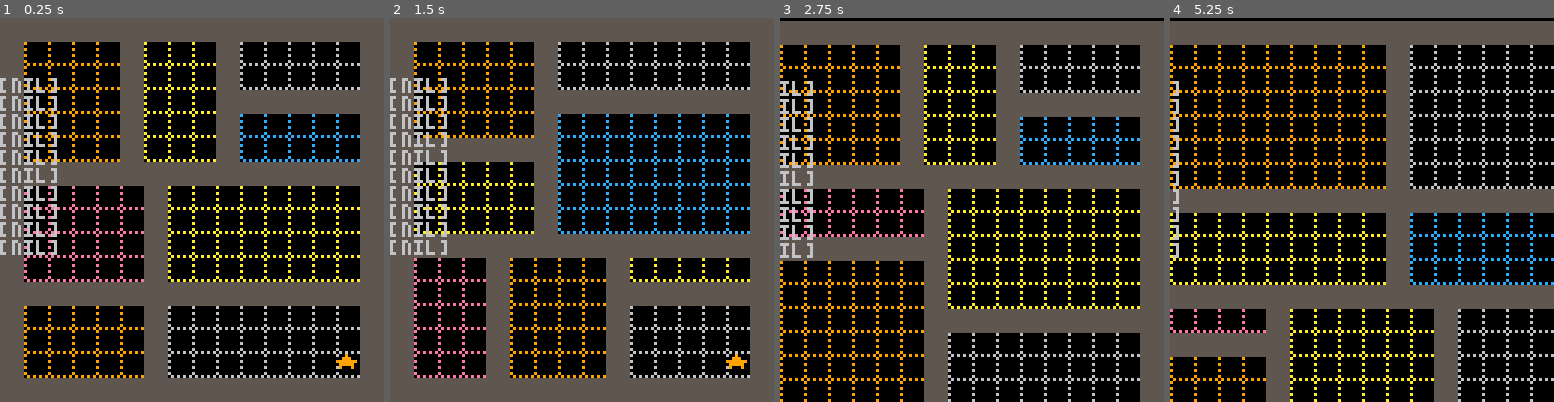
Above: before the commit, frames 1-4 (left to right).
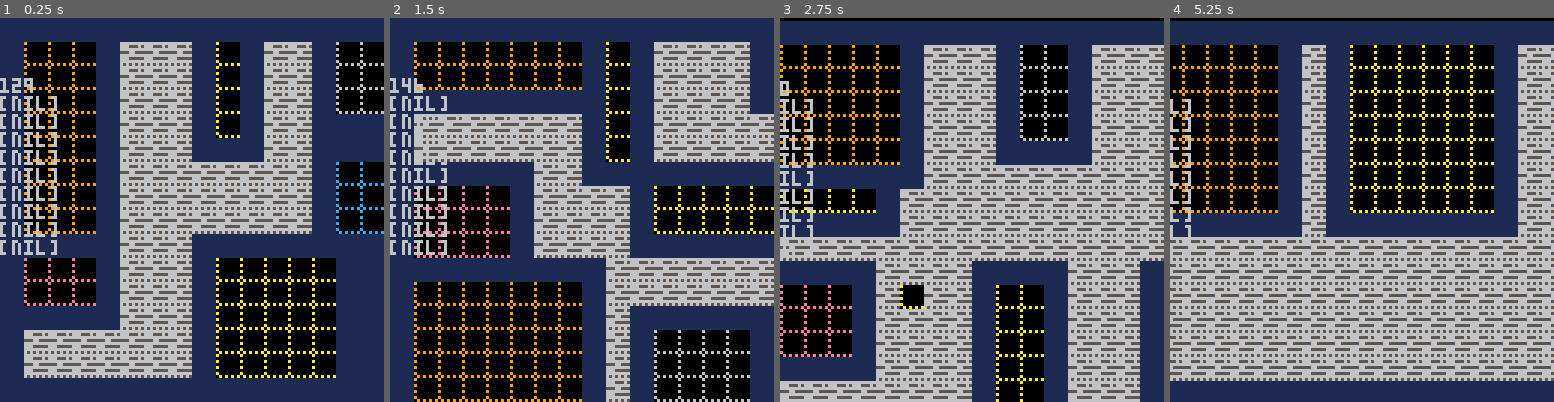
Above: after the commit, the same moments.

Repository: chebastian/picoabyss
Game: PICO-8 cartridge playground.p8
Same seed, same stepped clock (60 frames per second), same inputs: the game is played once before the commit and once after it.
Inputs:
- Up to frame 1 (0.25 s): no input
- Up to frame 2 (1.5 s): tap X (X key) at 0.33, 1.07 s; tap O (Z key) at 0.7 s
- Up to frame 3 (2.75 s): hold Right 1.6-2.1 s; tap O (Z key) at 1.7, 2.1, 2.5 s; tap X (X key) at 1.85 s; hold Up 2.15-2.42 s; hold Right from 2.47 s (still down)
- Up to frame 4 (5.25 s): tap O (Z key) every 0.4 s from 2.9 to 4.9 s; tap X (X key) at 2.97, 4.08, 5.2 s; release Right at 3.03 s; hold Left 3.08-3.58 s; hold Down 3.63-3.97 s; hold Right 4.02-4.68 s; hold Up 4.73-5.03 s; hold Left from 5.08 s (still down)

The runs differ from the first frame. In frame 1, 78% of the frame differs, in the area x 0-100%, y 0-100%; in frame 2, 71%; in frame 3, 74%; in frame 4, 77%.

Commit message:
update playground

Diff:
--- a/playground.p8
+++ b/playground.p8
@@ -18,13 +18,18 @@
 								 p(1,0),
 								 p(0,1)
 								}
-	dir8 = {p(-1,0),p(-1,1),p(-1,-1),
-	        p(0,1),p(0,-1),
-	        p(1,0), p(1,1), p(1,-1)}
+--	dir8 = {p(-1,0),p(-1,1),p(-1,-1),
+--	        p(0,1),p(0,-1),
+--	        p(1,0), p(1,1), p(1,-1)}
+
+	dir8 = {p(-1,0), p(-1,1),
+									p(0,1),p(1,1),
+									p(1,0), p(1,-1),
+								 p(0,-1), p(-1,-1)}
 -- _rcts = {}
  _ps = {}
  _iterations = 3
- _size = 15
+ _size = 20
  _camx,_camy = 0,0
  _gen_rct= {}
  srcx = _size-1
@@ -74,18 +79,50 @@
 
 function gen()
 	reload(0x1000, 0x1000, 0x2000)
+ fill_map(1)
  _gen_rct = regen(_iterations,_size)
  _room_idx = 0
--- foreach(_gen_rct,map_rct_rnd)
- foreach(_gen_rct,map_rct)
--- re_map_doors()
-
-
--- next_gen(_size,true)
--- next_gen(_size,true)
--- next_gen(_size,true)
---  find()
-
+ foreach(_gen_rct,map_rct_rnd)
+
+
+	local t_dig = 36
+	mapsig(function(x,y,sig)
+								 set_if(255,t_dig,x,y,sig)
+								end)
+
+	local digs = {}
+
+	mapsig(function(x,y,sig)
+								 set_if(255,36,x,y,sig)
+								 if (sig == 255) add(digs,{x=x,y=y})
+								end)
+
+
+	_dbg[1] = #digs
+	local pt = digs[flr(rnd(#digs))]
+	mset(pt.x,pt.y,3)
+end
+
+function mapt(func)
+	for y=0,_size do
+		for x=0,_size do
+			func(x,y,mget(x,y))
+		end
+	end
+end
+
+function mapsig(func)
+	for y=0,_size do
+		for x=0,_size do
+			func(x,y,tile_sig(p(x,y)))
+		end
+	end
+end
+
+function set_if(wh,to,x,y,sig)
+	if sig == wh then
+		mset(x,y,to)
+	end
 end
 
 function _draw()
@@ -271,12 +308,20 @@
  return min(r,_max)
 end
 
+function fill_map(t)
+	for y=0,_size do
+ 	for x=0,_size do
+   mset(x,y,t)
+ 	end
+ end
+end
+
 function map_rct_rnd(r)
- local nw =	rnd_rng(2,r.w)
- local nh =	rnd_rng(2,r.h)
- local nx = r.x+ flr(nw/2)
+ local nw =	rnd_rng(r.w/2,r.w)
+ local nh =	rnd_rng(r.h/2,r.h)
+ local nx = r.x
  local x,y,w,h = nx,r.y,
- 																flr(nw/2),nh
+ 																nw,nh
  local idx = 1
  local flrid = 2+_room_idx
  for i=0,w,1 do
@@ -663,6 +708,19 @@
 
 end
 
+function tile_sig(po)
+ local sig = 0
+ for i=1,8 do
+  local d = dir8[i]
+  if chk_solid(add_t(po,d)) then
+   sig += 1
+  end
+  if(i < 8) then
+  	sig = shl(sig,1)
+  end
+ end
+ return sig
+end
 -->8
 -- automata
 function chk_flg(po,f)
@@ -926,7 +984,7 @@
 
 
 __gff__
-0001000000000000000300030003000300000000000000000000000300030000000101810000000000000000000000000000000000000000000000000000000000000000000000000000000000000000000000000000000000000000000000000000000000000000000000000000000000000000000000000000000000000000
+0001000000000000000300030003000300000000000000000000000300030000000101810100000000000000000000000000000000000000000000000000000000000000000000000000000000000000000000000000000000000000000000000000000000000000000000000000000000000000000000000000000000000000
 0000000000000000000000000000000000000000000000000000000000000000000000000000000000000000000000000000000000000000000000000000000000000000000000000000000000000000000000000000000000000000000000000000000000000000000000000000000000000000000000000000000000000000
 __map__
 1515151515151515151515151515151515151515151515151515151515151515151515151515151515050505050505050505050505050000000000000000000000000000000000000000000000000000000000000000000000000000000000000000000000000000000000000000000000000000000000000000000000000000
Not shown, changed: 18 lines of the sprite sheet (__gfx__) section of playground.p8
